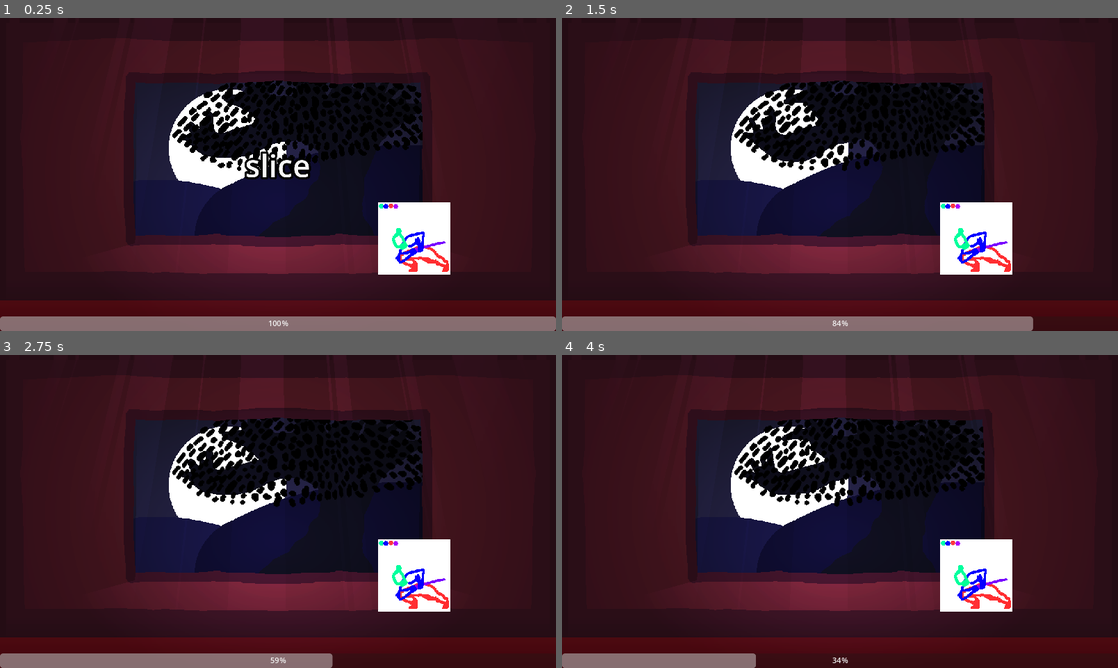
Above: before the commit, frames 1-4 (two rows, left to right).
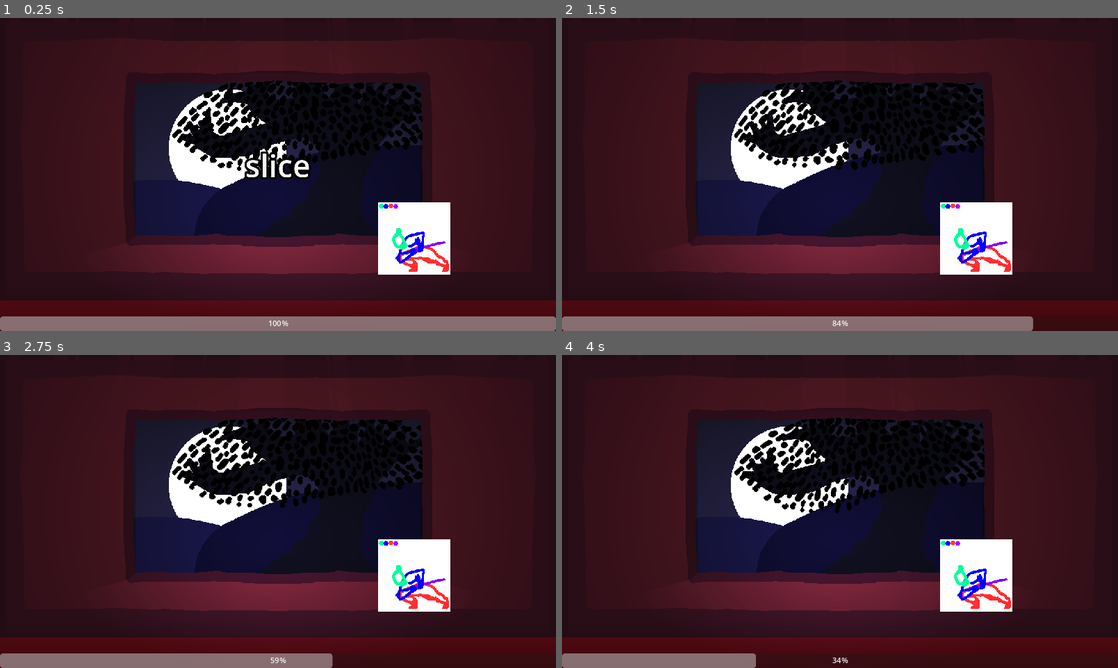
Above: after the commit, the same moments.

Repository: osid54/microgamejam
Game: Godot game, scene res://osid_games/swordGame/main/swordDuelGame.tscn
Same seed, same stepped clock (60 frames per second), same inputs: the game is played once before the commit and once after it.
Inputs (mouse positions are in pixels of both pictures, inside the frame that each line leads up to):
- Up to frame 1 (0.25 s): no input
- Up to frame 2 (1.5 s): tap Enter (action) at 0.5, 0.6, 1.35 s; move the mouse to (962, 158) at 0.52 s; hold Right (right) 0.53-1.28 s; click (962, 158) at 0.67 s; move the mouse to (728, 190) at 1.27 s; hold Down (down) from 1.28 s (still down)
- Up to frame 3 (2.75 s): move the mouse to (333, 442) at 2.02 s; release Down (down) at 2.03 s; hold Right (right) from 2.03 s (still down); tap Enter (action) at 2.1 s
- Up to frame 4 (4 s): move the mouse to (812, 574) at 2.77 s; release Right (right) at 2.78 s; hold Up (up) 2.78-3.53 s; tap Enter (action) at 2.85, 3.6 s; click (812, 574) at 2.92 s; move the mouse to (1006, 558) at 3.52 s; hold Left (left) from 3.53 s (still down)

The runs differ from the first frame. In frame 1, 0.3% of the frame differs, in the area x 33-79%, y 20-74%; in frame 2, 3.3%, in the area x 31-79%, y 20-74%; in frame 3, 3.3%; in frame 4, 3.2%.

Commit message:
adjustments to bg

Diff:
--- a/osid_games/swordGame/assets/bg.tscn
+++ b/osid_games/swordGame/assets/bg.tscn
@@ -21,6 +21,7 @@
 [ext_resource type="Texture2D" uid="uid://8apgg5pxoisa" path="res://osid_games/swordGame/sprites/background/leaves (8).png" id="19_ns15i"]
 [ext_resource type="Texture2D" uid="uid://1top4cyqxhx" path="res://osid_games/swordGame/sprites/background/leaves (9).png" id="20_skf12"]
 [ext_resource type="Texture2D" uid="uid://cct4g8lxre6lu" path="res://osid_games/swordGame/sprites/background/3.png" id="21_s8r4r"]
+[ext_resource type="Script" path="res://osid_games/swordGame/assets/lightMover.gd" id="22_olo67"]
 
 [sub_resource type="OccluderPolygon2D" id="OccluderPolygon2D_4jjk7"]
 polygon = PackedVector2Array(-554, -312, -561, -312, -561, 265, -576, 265, -576, -324, -554, -324)
@@ -84,7 +85,7 @@
 }],
 "loop": true,
 "name": &"default",
-"speed": 5.0
+"speed": 3.0
 }]
 
 [sub_resource type="SpriteFrames" id="SpriteFrames_oqhbf"]
@@ -119,11 +120,14 @@
 }],
 "loop": true,
 "name": &"default",
-"speed": 5.0
+"speed": 3.0
 }]
 
+[sub_resource type="OccluderPolygon2D" id="OccluderPolygon2D_s3aar"]
+polygon = PackedVector2Array(313, -159, 313, 159, 296, 174, 293, -172)
+
 [sub_resource type="OccluderPolygon2D" id="OccluderPolygon2D_776ys"]
-polygon = PackedVector2Array(316, -173, 312, 175, 291, 175, 296, -173)
+polygon = PackedVector2Array(316, -170, 313, 174, 295, 159, 296, -159)
 
 [sub_resource type="Gradient" id="Gradient_nyhov"]
 colors = PackedColorArray(0.687851, 0.647859, 0.991436, 1, 0, 0, 0, 1)
@@ -137,7 +141,7 @@
 fill_to = Vector2(0.9, 0.1)
 metadata/_snap_enabled = true
 
-[node name="Node2D" type="Node2D"]
+[node name="bg" type="Node2D"]
 
 [node name="1" type="Sprite2D" parent="."]
 texture = ExtResource("1_3u8uk")
@@ -222,12 +226,12 @@
 [node name="window" type="Sprite2D" parent="Node2D"]
 texture = ExtResource("21_s8r4r")
 
-[node name="LightOccluder2D" type="LightOccluder2D" parent="Node2D/window"]
+[node name="LightOccluderL" type="LightOccluder2D" parent="Node2D/window"]
 position = Vector2(-608, 0)
-occluder = SubResource("OccluderPolygon2D_776ys")
+occluder = SubResource("OccluderPolygon2D_s3aar")
 occluder_light_mask = 2
 
-[node name="LightOccluder2D2" type="LightOccluder2D" parent="Node2D/window"]
+[node name="LightOccluderR" type="LightOccluder2D" parent="Node2D/window"]
 occluder = SubResource("OccluderPolygon2D_776ys")
 occluder_light_mask = 2
 
@@ -243,6 +247,8 @@
 [node name="PointLight2D" type="PointLight2D" parent="."]
 position = Vector2(0, -1679)
 scale = Vector2(0.805465, 2.40365)
+energy = 0.2
 shadow_enabled = true
 texture = SubResource("GradientTexture2D_xjuaj")
 texture_scale = 6.13
+script = ExtResource("22_olo67")
--- /dev/null
+++ b/osid_games/swordGame/assets/lightMover.gd
@@ -0,0 +1,11 @@
+extends PointLight2D
+
+
+# Called when the node enters the scene tree for the first time.
+func _ready():
+	pass # Replace with function body.
+
+
+# Called every frame. 'delta' is the elapsed time since the previous frame.
+func _process(delta):
+	pass
--- a/osid_games/swordGame/main/swordDuelGame.gd
+++ b/osid_games/swordGame/main/swordDuelGame.gd
@@ -11,7 +11,7 @@
 		hit()
 
 func _on_start_game():
-	await get_tree().create_timer(randf_range(.2*$MicrogameTimer.wait_time,.8*$MicrogameTimer.wait_time)).timeout
+	await get_tree().create_timer(randf_range(.1*$MicrogameTimer.wait_time,.8*$MicrogameTimer.wait_time)).timeout
 	if attack:
 		return
 	go = true
@@ -26,9 +26,9 @@
 		$enemy.play("sheath")
 		await $enemy.animation_finished
 		lost.emit()
-	elif !attack and !lose:
+	elif attack and !lose:
 		#cross animation
-		print("!attack and !lose")
+		print("attack and !lose")
 		$enemy.position.x -= 500
 		$enemy.play("sheath")
 		await $enemy.animation_finished
--- a/osid_games/swordGame/main/swordDuelGame.tscn
+++ b/osid_games/swordGame/main/swordDuelGame.tscn
@@ -8,7 +8,7 @@
 [node name="swordDuelGame" instance=ExtResource("1_1q5ca")]
 script = ExtResource("2_jsng8")
 
-[node name="Node2D" parent="." index="0" instance=ExtResource("3_gchbb")]
+[node name="bg" parent="." index="0" instance=ExtResource("3_gchbb")]
 position = Vector2(576, 324)
 
 [node name="enemy" parent="." index="1" instance=ExtResource("3_luvxd")]
Not shown: 1 places in osid_games/swordGame/assets/bg.tscn that only renumber resources
